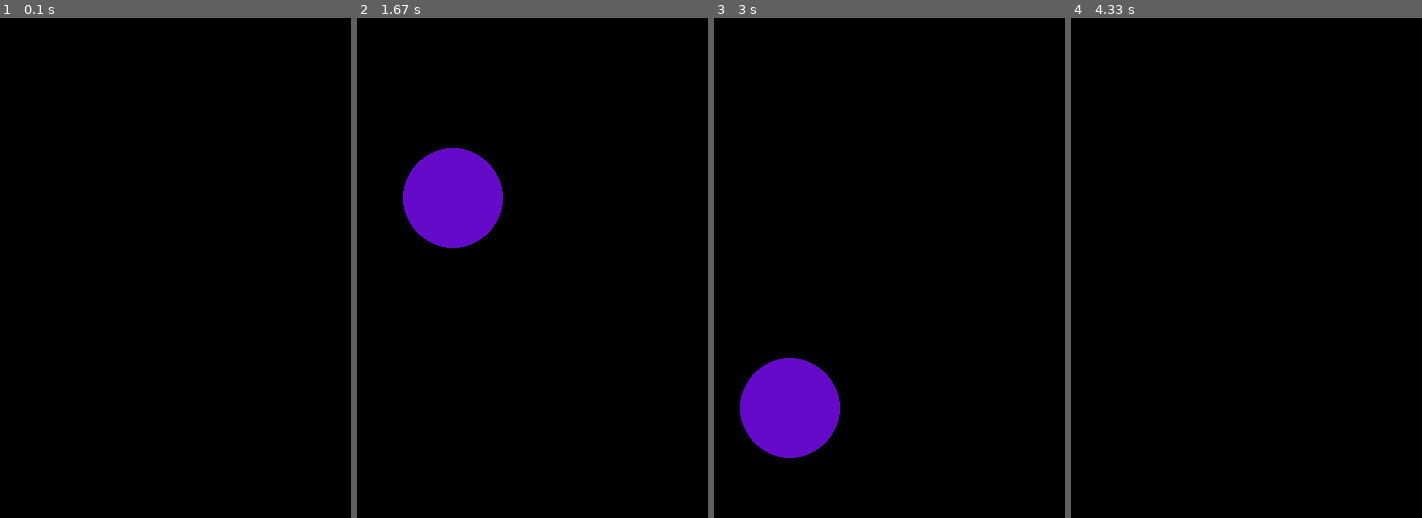
Above: before the commit, frames 1-4 (left to right).
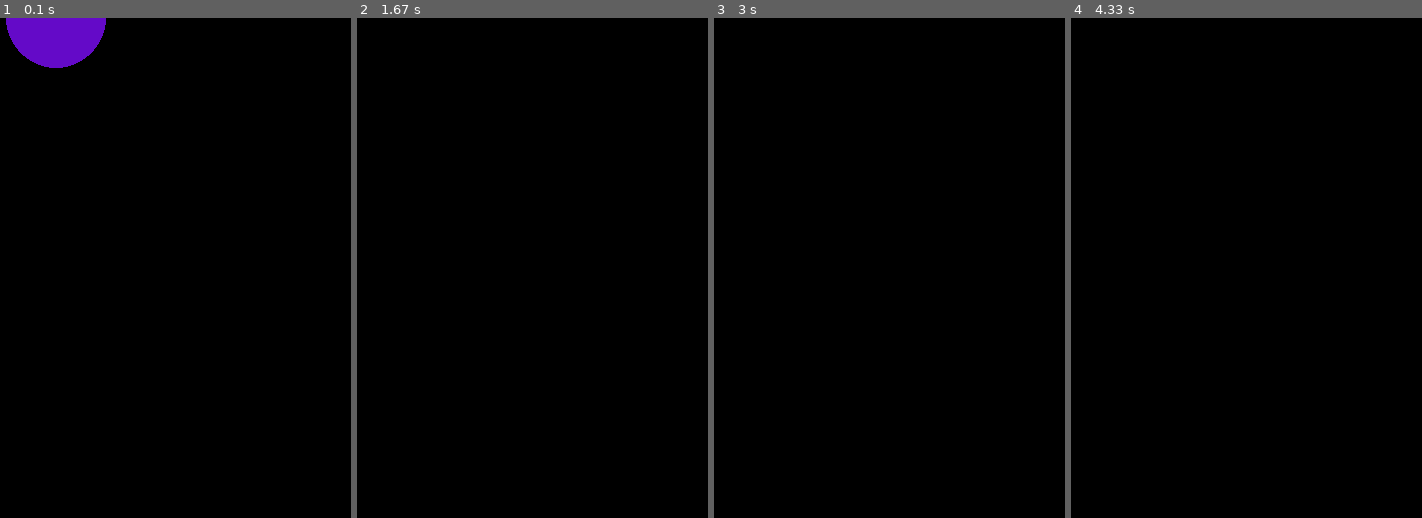
Above: after the commit, the same moments.

Repository: Vladimir-82/py_game
Game: pygame game, started from ex1.py
Same seed, same stepped clock (60 frames per second), same inputs: the game is played once before the commit and once after it.
Inputs:
- Up to frame 1 (0.1 s): no input
- Up to frame 2 (1.67 s): hold Right 0.33-0.8 s; hold Right 0.83-1.3 s; hold Left from 1.33 s (still down)
- Up to frame 3 (3 s): release Left at 1.87 s
- Up to frame 4 (4.33 s): no input

The runs differ from the first frame. In frame 1, 2.2% of the frame differs, in the area x 1-31%, y 0-10%; in frame 2, 4.4%, in the area x 13-42%, y 26-46%; in frame 3, 4.4%; in frame 4, nothing differs.

Commit message:
move right and left

Diff:
--- a/ex1.py
+++ b/ex1.py
@@ -4,7 +4,7 @@
 
 import pygame
 
-FPS = 10
+FPS = 30
 W, H = 800, 500
 
 pygame.init()
@@ -13,7 +13,15 @@
 
 v = 0
 h = W // 2
+
+RIGHT = "to the right"
+LEFT = "to the left"
+STOP = "stop"
+
 play = True
+
+motion = STOP
+
 
 while play:
 
@@ -24,9 +32,12 @@
             play = False
         elif i.type == pygame.KEYDOWN:
             if i.key == pygame.K_LEFT:
-                h -= 20
+                motion = LEFT
             elif i.key == pygame.K_RIGHT:
-                h += 20
+                motion = RIGHT
+        elif i.type == pygame.KEYUP:
+            if i.key in [pygame.K_LEFT, pygame.K_RIGHT]:
+                motion = STOP
 
 
     pygame.display.update()
@@ -37,4 +48,9 @@
     if v == 500:
         break
 
+    if motion == LEFT:
+        h -= 20
+    elif motion == RIGHT:
+        h += 20
+
     clock.tick(FPS)
